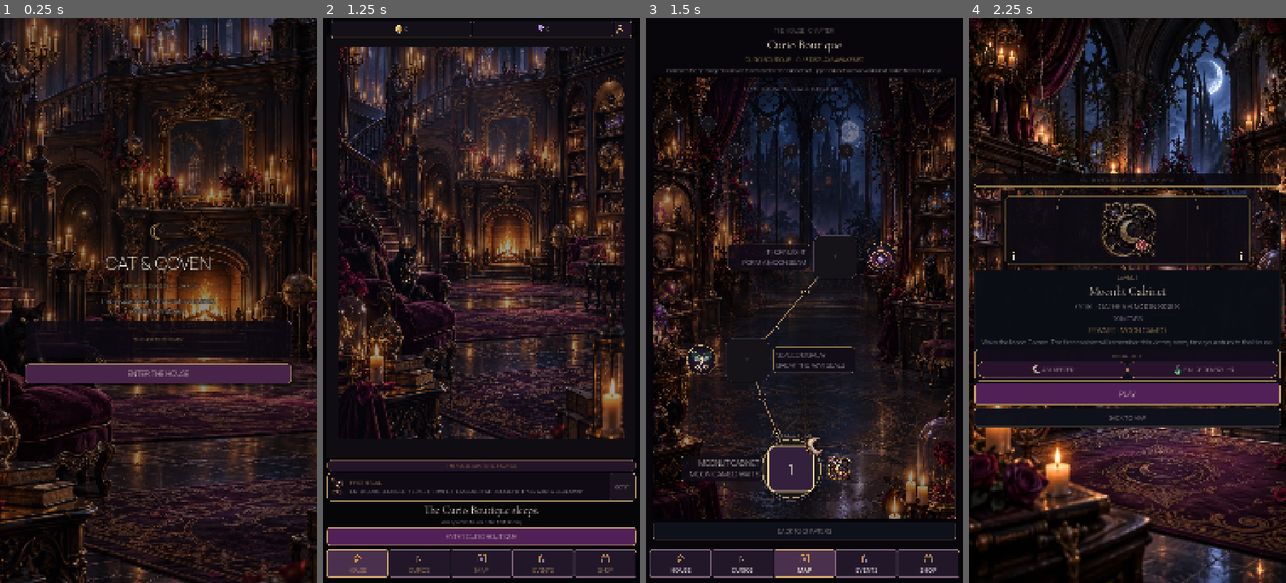
Above: before the commit, frames 1-4 (left to right).
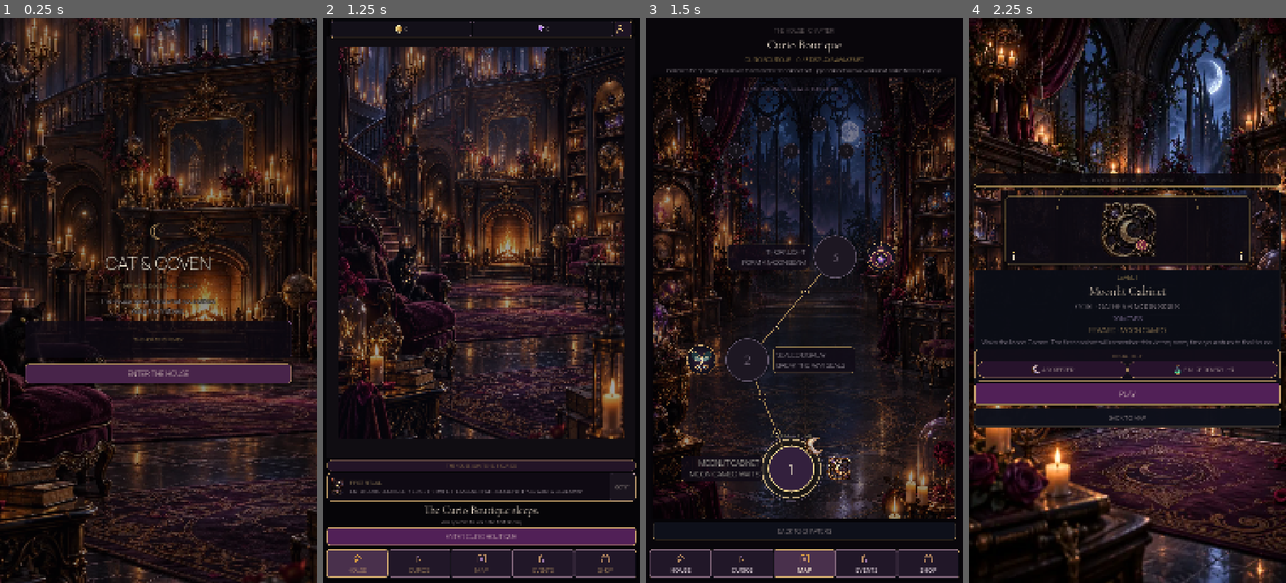
Above: after the commit, the same moments.

Repository: Jay-prodesign/akilta-match3
Game: Godot game, scene res://src/app/app_bootstrap.tscn
Two runs of this game, one before a commit and one after it. Both use one fixed random seed, a clock stepped at 60 frames per second and the inputs below.
Inputs:
- Up to frame 1 (0.25 s): no input
- Up to frame 2 (1.25 s): click "ENTER THE HOUSE" at 0.5 s
- Up to frame 3 (1.5 s): click "ENTER CURIO BOUTIQUE" at 1.25 s
- Up to frame 4 (2.25 s): click "1" at 2 s

Frames 1-2 are identical in both runs. In frame 3, 0.8% of the frame differs, in the area x 24-67%, y 38-85%; in frame 4, nothing differs.

Commit message:
Bind authored Chapter Route slots and raster relic art

Diff:
--- a/src/ui/map/chapter_route_view.gd
+++ b/src/ui/map/chapter_route_view.gd
@@ -12,6 +12,12 @@
 const ROSE := Color("#C98BA8")
 const PieceAssetLoader = preload("res://src/match3/presentation/piece_asset_loader.gd")
 const ScreenArt = preload("res://src/ui/shared/screen_art_registry.gd")
+const FRONTIER_ART_PATH := "res://assets/pieces/moon_sigil.webp"
+const RELIC_ART_PATHS := {
+	1: "res://assets/curios/ch01_curio_moon_cameo_awakened_v01.webp",
+	2: "res://assets/curios/ch01_curio_moth_reliquary.png",
+	3: "res://assets/curios/ch01_curio_thorned_locket.png",
+}
 
 @export var canonical_level_cap: int = 1
 @export var visible_route_levels: int = 10
@@ -29,7 +35,7 @@
 var _frontier_label: Label
 
 func _ready() -> void:
-	_build_route()
+	_bind_authored_route()
 	_refresh()
 
 func set_progress(value) -> void:
@@ -52,137 +58,52 @@
 func get_frontier_level() -> int:
 	return _frontier_level
 
-func _build_route() -> void:
-	for child in get_children():
-		child.queue_free()
+func _bind_authored_route() -> void:
+	custom_minimum_size = Vector2(route_width, 1500.0)
+	size = custom_minimum_size
 	_level_buttons.clear()
 	_level_labels.clear()
 	_centers.clear()
 	_level_states.clear()
 
-	var content_height := 1500.0
-	custom_minimum_size = Vector2(route_width, content_height)
-	size = custom_minimum_size
-
-	var future_caption := Label.new()
-	future_caption.name = "FutureCabinetsCaption"
-	future_caption.position = Vector2(route_width * 0.12, 24.0)
-	future_caption.size = Vector2(route_width * 0.76, 44.0)
-	future_caption.text = "UPPER CABINETS · SEALED FOR LATER"
-	future_caption.horizontal_alignment = HORIZONTAL_ALIGNMENT_CENTER
-	future_caption.add_theme_font_size_override("font_size", 19)
-	future_caption.add_theme_color_override("font_color", Color("#D7B9D8"))
-	future_caption.add_theme_color_override("font_outline_color", Color("#090711", 0.92))
-	future_caption.add_theme_constant_override("outline_size", 3)
-	add_child(future_caption)
-
-	_frontier_focus = TextureRect.new()
-	_frontier_focus.name = "FrontierFocus"
-	_frontier_focus.texture = PieceAssetLoader.ornament("res://assets/pieces/moon_sigil.svg")
-	_frontier_focus.expand_mode = TextureRect.EXPAND_IGNORE_SIZE
-	_frontier_focus.stretch_mode = TextureRect.STRETCH_KEEP_ASPECT_CENTERED
-	_frontier_focus.mouse_filter = Control.MOUSE_FILTER_IGNORE
-	_frontier_focus.size = Vector2(72, 72)
-	_frontier_focus.modulate = Color(1.0, 0.94, 0.78, 1.0)
-	_frontier_focus.visible = false
-	add_child(_frontier_focus)
-
-	_frontier_label = Label.new()
-	_frontier_label.name = "FrontierFocusLabel"
-	_frontier_label.text = "CURRENT RITUAL"
-	_frontier_label.size = Vector2(190, 38)
-	_frontier_label.horizontal_alignment = HORIZONTAL_ALIGNMENT_CENTER
-	_frontier_label.vertical_alignment = VERTICAL_ALIGNMENT_CENTER
-	_frontier_label.mouse_filter = Control.MOUSE_FILTER_IGNORE
-	_frontier_label.add_theme_font_size_override("font_size", 18)
-	_frontier_label.add_theme_color_override("font_color", Color("#FFF0B8"))
-	_frontier_label.add_theme_color_override("font_outline_color", Color("#080710", 0.96))
-	_frontier_label.add_theme_constant_override("outline_size", 4)
-	_frontier_label.visible = false
-	add_child(_frontier_label)
+	_frontier_focus = get_node_or_null("FrontierFocus") as TextureRect
+	_frontier_label = get_node_or_null("FrontierFocusLabel") as Label
+	if _frontier_focus != null:
+		_frontier_focus.texture = PieceAssetLoader.ornament(FRONTIER_ART_PATH)
 
 	for level_number in range(1, visible_route_levels + 1):
-		var center := _center_for(level_number, content_height)
-		_centers[level_number] = center
-
-		var button := Button.new()
-		button.name = "Level%d" % level_number
-		var diameter := 160.0 if level_number == 1 else (148.0 if level_number <= 3 else 52.0)
-		button.position = center - Vector2.ONE * diameter * 0.5
-		button.size = Vector2.ONE * diameter
-		button.focus_mode = Control.FOCUS_ALL
+		var button := get_node_or_null("Level%d" % level_number) as Button
+		var label := get_node_or_null("Label%d" % level_number) as Label
+		if button == null or label == null:
+			push_error("S03 authored route slot missing for level %d." % level_number)
+			continue
 		button.tooltip_text = _tooltip_for(level_number)
-		button.pressed.connect(func(n := level_number): _request(n))
-		add_child(button)
+		button.pressed.connect(_request.bind(level_number))
 		_level_buttons[level_number] = button
-
-		var label := Label.new()
-		label.name = "Label%d" % level_number
-		label.size = Vector2(280.0, 88.0)
-		label.vertical_alignment = VERTICAL_ALIGNMENT_CENTER
-		label.autowrap_mode = TextServer.AUTOWRAP_WORD_SMART
-		label.add_theme_font_size_override("font_size", 25 if level_number == 1 else 23)
-		label.add_theme_color_override("font_color", BONE if level_number == 1 else Color("#E0D2E2"))
-		label.add_theme_color_override("font_outline_color", Color("#07060B", 0.94))
-		label.add_theme_constant_override("outline_size", 3)
-		var label_plate := StyleBoxFlat.new()
-		label_plate.bg_color = Color("#100B16", 0.82)
-		label_plate.border_color = Color(GOLD, 0.30)
-		label_plate.set_border_width_all(1)
-		label_plate.set_corner_radius_all(10)
-		label_plate.content_margin_left = 12
-		label_plate.content_margin_right = 12
-		label.add_theme_stylebox_override("normal", label_plate)
-		label.visible = level_number <= 3
-		var on_right := center.x < route_width * 0.50
-		if on_right:
-			label.position = Vector2(center.x + diameter * 0.60, center.y - 44.0)
-			label.horizontal_alignment = HORIZONTAL_ALIGNMENT_LEFT
-		else:
-			label.position = Vector2(center.x - diameter * 0.60 - label.size.x, center.y - 44.0)
-			label.horizontal_alignment = HORIZONTAL_ALIGNMENT_RIGHT
-		add_child(label)
 		_level_labels[level_number] = label
-		if level_number <= 3:
-			_add_relic_art(level_number, center, diameter, on_right)
+		_centers[level_number] = button.position + button.size * 0.5
+
+	for level_number in RELIC_ART_PATHS:
+		var art := get_node_or_null("RelicArt%d" % int(level_number)) as TextureRect
+		if art != null:
+			art.texture = PieceAssetLoader.ornament(String(RELIC_ART_PATHS[level_number]))
 
 	queue_redraw()
 
-func _center_for(level_number: int, content_height: float) -> Vector2:
-	var base_y := content_height - bottom_margin
-	match level_number:
-		1:
-			return Vector2(route_width * 0.50, base_y)
-		2:
-			return Vector2(route_width * 0.34, base_y - 370.0)
-		3:
-			return Vector2(route_width * 0.66, base_y - 720.0)
-		_:
-			# Future Levels 4–10 stay visible as one compact sealed cabinet cluster.
-			var future_index := level_number - 4
-			if future_index < 4:
-				return Vector2(route_width * (0.20 + float(future_index) * 0.20), 158.0)
-			return Vector2(route_width * (0.30 + float(future_index - 4) * 0.20), 250.0)
-
-func _add_relic_art(level_number: int, center: Vector2, diameter: float, label_on_right: bool) -> void:
-	var paths := {
-		1: "res://assets/curios/ch01_curio_moon_cameo_awakened_v01.svg",
-		2: "res://assets/curios/ch01_curio_moth_reliquary.svg",
-		3: "res://assets/curios/ch01_curio_thorned_locket.svg",
+func route_authored_contract() -> Dictionary:
+	var raster_relics_loaded := true
+	for level_number in RELIC_ART_PATHS:
+		var path := String(RELIC_ART_PATHS[level_number])
+		var art := get_node_or_null("RelicArt%d" % int(level_number)) as TextureRect
+		raster_relics_loaded = raster_relics_loaded and (path.ends_with(".webp") or path.ends_with(".png")) and art != null and art.texture != null
+	return {
+		"authored_level_slots": _level_buttons.size() == visible_route_levels and _level_labels.size() == visible_route_levels,
+		"authored_frontier_slots": _frontier_focus != null and _frontier_label != null,
+		"frontier_raster_loaded": FRONTIER_ART_PATH.ends_with(".webp") and _frontier_focus != null and _frontier_focus.texture != null,
+		"raster_relics_loaded": raster_relics_loaded,
+		"runtime_node_factory": false,
+		"runtime_route_vfx_allowed": true,
 	}
-	var art := TextureRect.new()
-	art.name = "RelicArt%d" % level_number
-	art.texture = PieceAssetLoader.ornament(String(paths.get(level_number, "")))
-	art.expand_mode = TextureRect.EXPAND_IGNORE_SIZE
-	art.stretch_mode = TextureRect.STRETCH_KEEP_ASPECT_CENTERED
-	art.mouse_filter = Control.MOUSE_FILTER_IGNORE
-	art.custom_minimum_size = Vector2(108, 108)
-	art.size = Vector2(108, 108)
-	var side := -1.0 if label_on_right else 1.0
-	art.position = center + Vector2(side * (diameter * 0.5 + 82.0), -54.0) - Vector2(54, 0)
-	art.modulate = Color(1, 1, 1, 0.94)
-	add_child(art)
-	move_child(art, max(0, get_child_count() - 3))
 
 func _request(level_number: int) -> void:
 	if level_number <= canonical_level_cap and (progress == null or level_number <= int(progress.highest_level_unlocked)):
